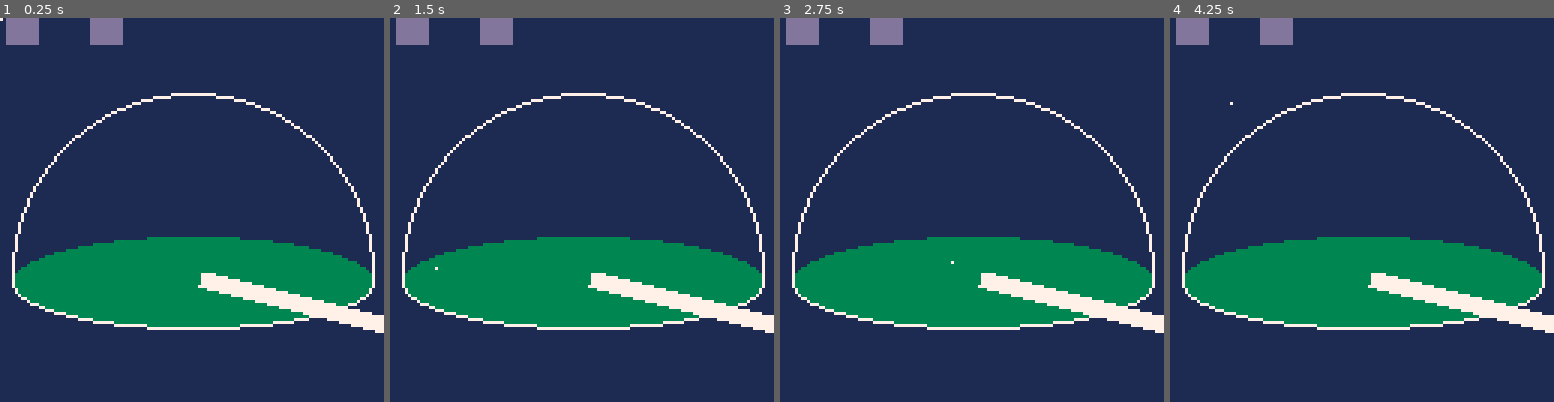
Above: before the commit, frames 1-4 (left to right).
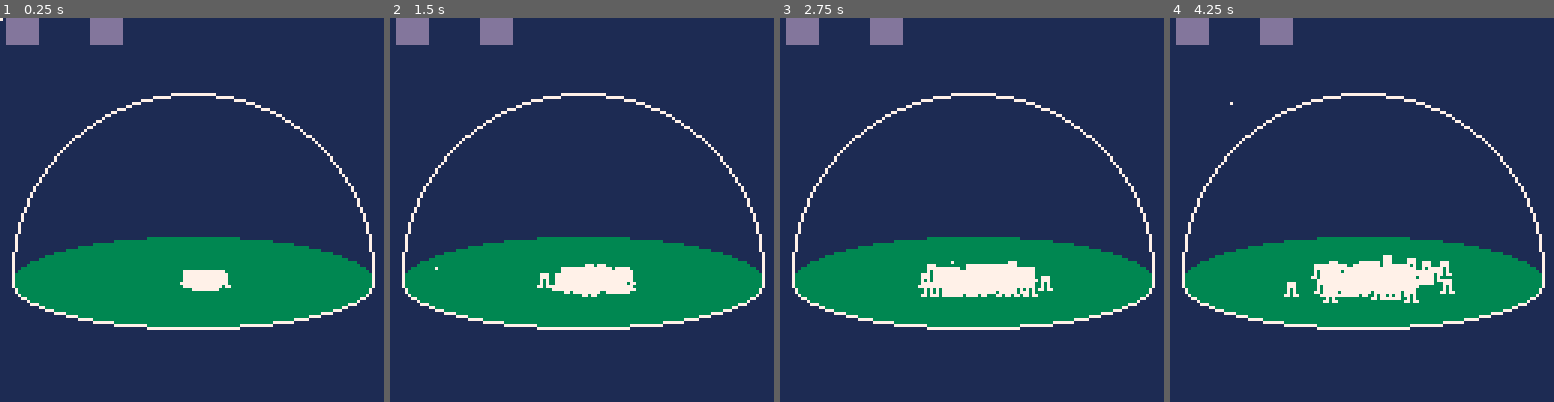
Above: after the commit, the same moments.

Repository: samuelhpratt/ggj2025
Game: PICO-8 cartridge game.p8
Same seed, same stepped clock (60 frames per second), same inputs: the game is played once before the commit and once after it.
Inputs (mouse positions are in pixels of both pictures, inside the frame that each line leads up to):
- Up to frame 1 (0.25 s): no input
- Up to frame 2 (1.5 s): click (670, 121) at 0.67 s; click (436, 267) at 1.22 s
- Up to frame 3 (2.75 s): click (887, 114) at 1.77 s; click (952, 259) at 2.32 s
- Up to frame 4 (4.25 s): click (1404, 106) at 2.87 s; click (1465, 256) at 3.42 s; click (1231, 102) at 3.97 s

The runs differ from the first frame. In frame 1, 2.1% of the frame differs, in the area x 46-100%, y 65-83%; in frame 2, 2.7%; in frame 3, 3.2%; in frame 4, 3.9%, in the area x 29-100%, y 61-83%.

Commit message:
people using objects working OK, & dome constraints set in objects

Diff:
--- a/main.lua
+++ b/main.lua
@@ -14,7 +14,7 @@
     mouseDown = not mouseHeld and stat(34) > 0 -- true on the first frame the mouse is pressed
     mouseUp = mouseHeld and stat(34) == 0 -- true on the first frame the mouse is pressed
     mouseHeld = stat(34) > 0 -- true if the mouse button is held
-
+    updatePeople()
     updateObjects()
     updateUI()
 end
--- a/objects.lua
+++ b/objects.lua
@@ -44,11 +44,12 @@
 end
 
 function withinDomeFootprint(x, y)
+    local padding = 5
     local dx = x - 0 --dome x centre is 0
     local dy = y - 0 --dome y centre is 0
     local dist = sqrt(dx^2 + dy^2)
 
-    return dist <= domeRadius
+    return dist <= (domeRadius - padding)
 end
 
 function spawnObject(x, y, z, type)
--- a/people.lua
+++ b/people.lua
@@ -2,63 +2,20 @@
 peopleSpeed = 1
 
 for i = 1,nPeople do
-    spawnObject(i, i, 0, "person")
+    spawnObject(0, 0, 0, "person")
 end
 
-
-print(flr(rnd(3)) - 1) -- negative 1 to 1 random
-
-
---[[
 function updatePeople()
-
-    for i = 1,#people do
-        randomMove(people[i])
-    end
-
-end
-
-function drawPeople()
-
-    --do nothing, handled by objects.lua
-
-end
-
-
---helpers
-function randomMove(pers)
-    local dir = flr(rnd(4))
-
-    if dir == 0 then //right
-        movePerson(pers, 1, 0)
-    elseif dir == 1 then //down
-        movePerson(pers, 0, 1)
-    elseif dir == 2 then //left
-        movePerson(pers, -1, 0)
-    elseif dir == 3 then //up
-        movePerson(pers, 0, -1)
-    else
-        --do nothing
+    for i = 1,#objects do
+        if objects[i].type == "person" then
+            randomMove(objects[i])
+        else
+            --do nothing
+        end
     end
 end
 
-function movePerson(pers, xMovement, yMovement)
-    local newX = pers.x + xMovement
-    local newY = pers.y + yMovement
-
-    if withinDome(newX, newY) then
-        pers.x = newX
-        pers.y = newY
-    else
-        --do nothing
-    end
+function randomMove(object)
+    object.dx = (flr(rnd(3)) - 1) * peopleSpeed -- random number: -1 to 1 scaled by speed
+    object.dy = (flr(rnd(3)) - 1) * peopleSpeed -- random number: -1 to 1 scaled by speed
 end
-
-function withinDome(x, y)
-    local diffX = x - domeAICentreX
-    local diffY = y - domeAICentreY
-    local dist = sqrt(diffX^2 + diffY^2)
-
-    return dist <= domeAIRadius
-end
-]]
